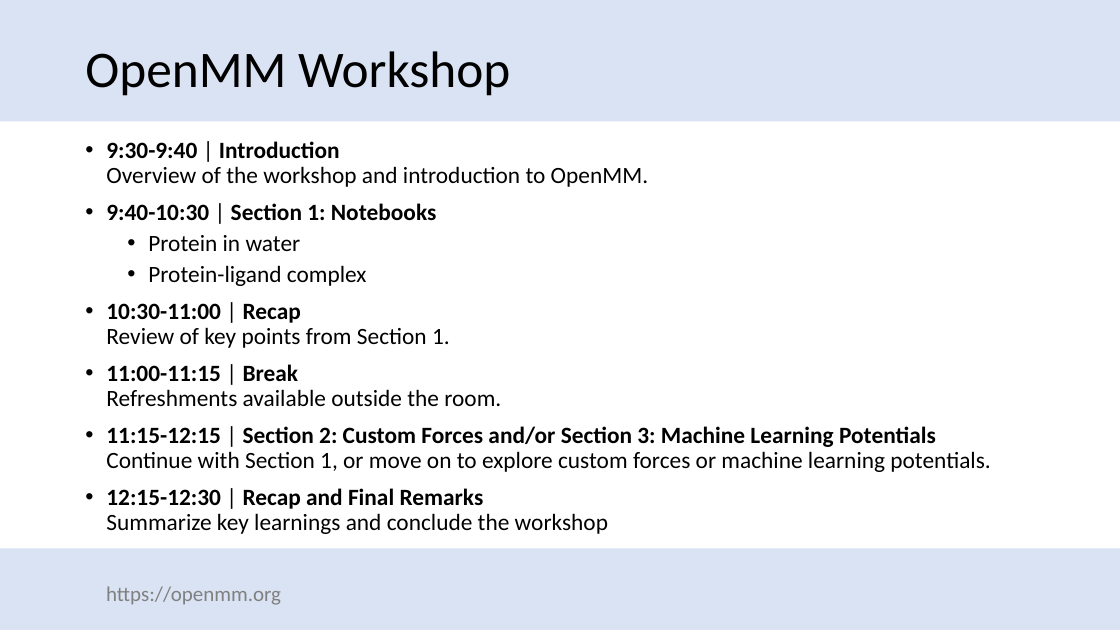
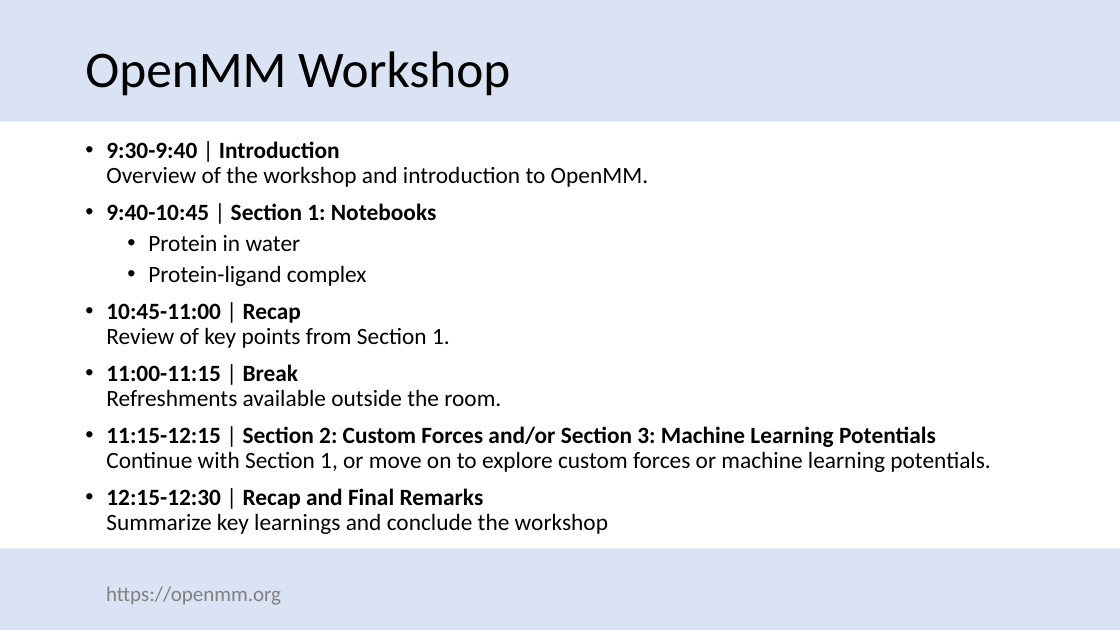
Before and after one commit to openmm/openmm_workshops, a slide deck: slide 2 of slides/intro-2024.pptx. Drawn at 1120x630 pixels with LibreOffice and Linux fonts; fonts in the diff are those of the drawing; background and template pictures are left out. Boxes give left, top, right and bottom in pixels: in the first picture for what was removed or moved away, otherwise in the second. Text is boxed around its words. In the diff, an @@ line names an element or a change of style, - is before the commit and + after.

```diff
--- a/slides/intro-2024.pptx
+++ b/slides/intro-2024.pptx
@@ text at (106, 203, 437, 220): text changed @@
-• 9:40-10:30 | Section 1: Notebooks
+• 9:40-10:45 | Section 1: Notebooks
@@ text at (106, 303, 450, 348): text changed @@
-• 10:30-11:00 | Recap
-  Review of key points from Section 1.
+• 10:45-11:00 | Recap
+  Review of key points from Section 1.
```
Also in this commit, not shown: 7 other slides changed, 1 other file.
